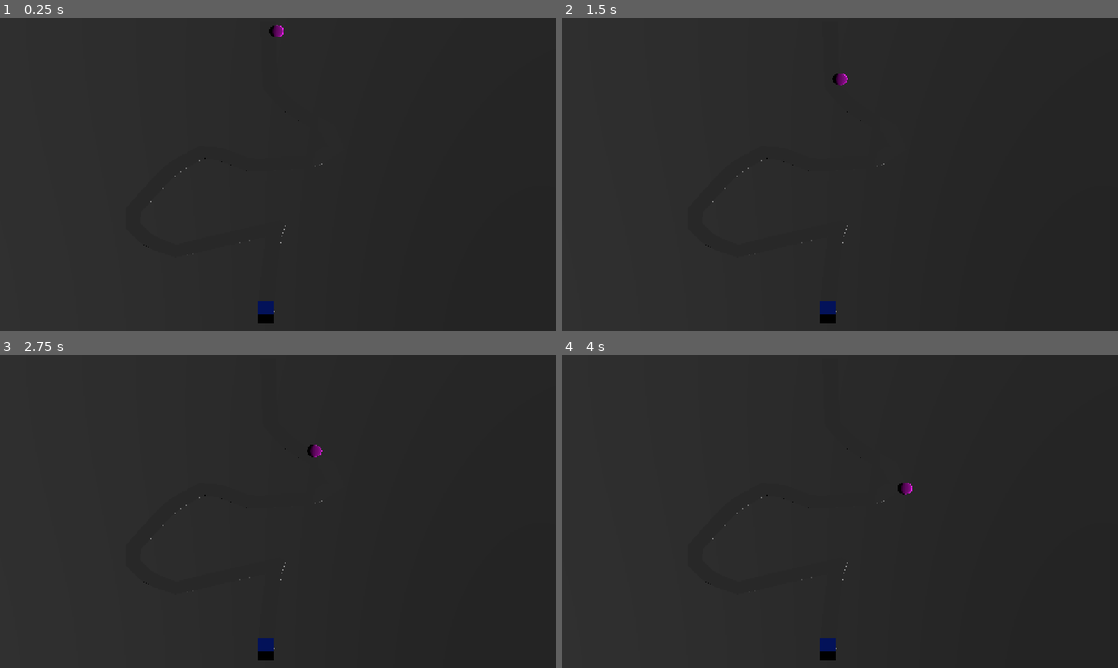
Above: before the commit, frames 1-4 (two rows, left to right).
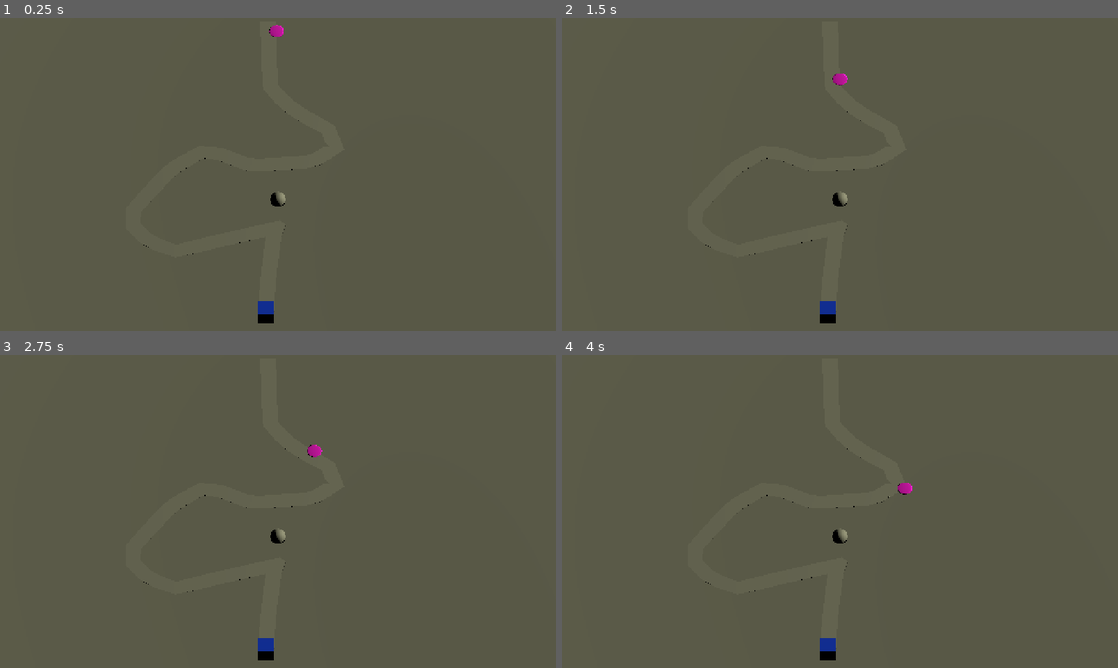
Above: after the commit, the same moments.

Repository: FrancoJVenezia/TD
Game: Godot game, scene res://scenes/levels/level_01.tscn
The game is run twice, just before and just after one commit, with the same random seed, the same clock (stepped at 60 frames per second) and the same inputs. The engine's default icon, where the game draws it, is replaced by a stand-in: a white triangle on a blue panel in a dark square.
Inputs (mouse positions are in pixels of both pictures, inside the frame that each line leads up to):
- Up to frame 1 (0.25 s): no input
- Up to frame 2 (1.5 s): tap Enter (ui_accept) at 0.5, 0.77, 1.07 s; move the mouse to (962, 158) at 0.52 s; hold Right (ui_right) 0.53-1.25 s; click (962, 158) at 0.67 s; drag from (728, 190) to (812, 237) at 1.27 s
- Up to frame 3 (2.75 s): move the mouse to (333, 442) at 2.02 s; hold Right (ui_right) from 2.03 s (still down)
- Up to frame 4 (4 s): release Right (ui_right) at 2.75 s; drag from (812, 574) to (673, 464) at 2.77 s; move the mouse to (1006, 558) at 3.52 s; hold Left (ui_left) from 3.53 s (still down); tap Enter (ui_accept) at 3.77 s

The runs differ from the first frame. In frame 1, 100% of the frame differs, in the area x 0-100%, y 0-100%; in frame 2, 100%; in frame 3, 100%; in frame 4, 100%.

Commit message:
[F1.5] Implementa proyectil teledirigido

Diff:
--- a/data/towers/arrow_tower.tres
+++ b/data/towers/arrow_tower.tres
@@ -1,7 +1,10 @@
 [gd_resource type="Resource" script_class="TowerData" format=3 uid="uid://8ob87kuhgajj"]
 
+[ext_resource type="Texture2D" uid="uid://cbc6bpwayfnn1" path="res://icon.svg" id="1_nxigd"]
 [ext_resource type="Script" uid="uid://dt72dbp1aaakv" path="res://scripts/data/tower_data.gd" id="1_txfb2"]
 [ext_resource type="Script" uid="uid://dmgecbv0uons2" path="res://scripts/data/tower_level_data.gd" id="2_4nijk"]
+[ext_resource type="PackedScene" uid="uid://bjsit1a70x2q" path="res://esfera.tscn" id="2_oitiq"]
+[ext_resource type="PackedScene" uid="uid://dpxmv5p7j88h4" path="res://scenes/projectiles/projectile.tscn" id="3_c4pgp"]
 
 [sub_resource type="Resource" id="Resource_k4h11"]
 script = ExtResource("2_4nijk")
@@ -14,5 +17,9 @@
 
 [resource]
 script = ExtResource("1_txfb2")
+damage = 60.0
 upgrade_levels = Array[ExtResource("2_4nijk")]([SubResource("Resource_k4h11"), SubResource("Resource_x7re5")])
+model_scene = ExtResource("2_oitiq")
+projectile_scene = ExtResource("3_c4pgp")
+icon = ExtResource("1_nxigd")
 metadata/_custom_type_script = "uid://dt72dbp1aaakv"
--- /dev/null
+++ b/esfera.tscn
@@ -0,0 +1,5 @@
+[gd_scene format=3 uid="uid://bjsit1a70x2q"]
+
+[node name="Esfera" type="Node3D" unique_id=181176074]
+
+[node name="CSGSphere3D" type="CSGSphere3D" parent="." unique_id=329585791]
--- a/scenes/levels/level_01.tscn
+++ b/scenes/levels/level_01.tscn
@@ -2,6 +2,7 @@
 
 [ext_resource type="Script" uid="uid://cw0udg76a0wmr" path="res://scripts/level.gd" id="1_qdh5e"]
 [ext_resource type="Script" uid="uid://uvegd81h83w7" path="res://scripts/core/health.gd" id="2_50wog"]
+[ext_resource type="PackedScene" uid="uid://ci4501adc61vj" path="res://scenes/towers/tower.tscn" id="3_2djvx"]
 
 [sub_resource type="StandardMaterial3D" id="StandardMaterial3D_445s5"]
 albedo_color = Color(0.5, 0.5, 0.5, 1)
@@ -26,6 +27,11 @@
 [node name="Level_01" type="Node3D" unique_id=683390276]
 script = ExtResource("1_qdh5e")
 metadata/_custom_type_script = "uid://cw0udg76a0wmr"
+
+[node name="DirectionalLight3D" type="DirectionalLight3D" parent="." unique_id=379091844]
+transform = Transform3D(-0.2537579, -0.39804456, 0.881571, 0, 0.9114033, 0.41151434, -0.96726775, 0.10442501, -0.23127578, 0, 0, 0)
+light_color = Color(1, 1, 0.81352156, 1)
+shadow_enabled = true
 
 [node name="Ground" type="MeshInstance3D" parent="." unique_id=51724355]
 mesh = SubResource("PlaneMesh_50wog")
@@ -65,5 +71,7 @@
 current = true
 size = 20.0
 
-[node name="DirectionalLight3D" type="DirectionalLight3D" parent="." unique_id=1148633958]
-transform = Transform3D(3.7613084e-08, 0.06975647, 0.9975641, 8.720982e-08, -0.9975641, 0.06975647, 1, 8.4373625e-08, -4.360491e-08, 21.909271, 5.025377, 4.213917)
+[node name="Projectiles Root" type="Node3D" parent="." unique_id=2095388487]
+
+[node name="Tower" parent="." unique_id=1079095775 instance=ExtResource("3_2djvx")]
+transform = Transform3D(1, 0, 0, 0, 1, 0, 0, 0, 1, 0, 0.65396595, 2.3932714)
--- /dev/null
+++ b/scenes/projectiles/projectile.gd
@@ -0,0 +1,29 @@
+extends Node3D
+
+const HIT_DISTANCE := 0.4
+
+var target: Enemy
+var speed: float
+var damage_info: DamageInfo
+
+func setup(p_target: Enemy, p_speed: float, p_info: DamageInfo) -> void:
+	target = p_target
+	speed = p_speed
+	damage_info = p_info
+
+func _physics_process(delta: float) -> void:
+	if not is_instance_valid(target):
+		queue_free()          # el target murió antes de que llegaras
+		return
+	var to_target := target.global_position - global_position
+	if to_target.length() <= HIT_DISTANCE:
+		_hit()
+		return
+	global_position += to_target.normalized() * speed * delta
+
+func _hit() -> void:
+	if damage_info.splash_radius > 0.0:
+		pass   # F4: buscar todos los enemigos en el radio
+	else:
+		target.health.take_damage(damage_info)
+	queue_free()
--- /dev/null
+++ b/scenes/projectiles/projectile.tscn
@@ -0,0 +1,12 @@
+[gd_scene format=3 uid="uid://dpxmv5p7j88h4"]
+
+[ext_resource type="Script" uid="uid://ocyjkxiyceli" path="res://scenes/projectiles/projectile.gd" id="1_dtkph"]
+
+[sub_resource type="SphereMesh" id="SphereMesh_hhfpc"]
+
+[node name="Projectile" type="Node3D" unique_id=1000312473]
+script = ExtResource("1_dtkph")
+
+[node name="MeshInstance3D" type="MeshInstance3D" parent="." unique_id=1798075928]
+transform = Transform3D(0.15, 0, 0, 0, 0.15, 0, 0, 0, 0.15, 0, 0, 0)
+mesh = SubResource("SphereMesh_hhfpc")
--- a/scenes/towers/tower.tscn
+++ b/scenes/towers/tower.tscn
@@ -11,12 +11,11 @@
 [node name="Model" type="Node3D" parent="." unique_id=1267161234]
 
 [node name="Muzzle" type="Marker3D" parent="." unique_id=602740481]
-position = Vector3(0, 1, 0)
+transform = Transform3D(1, 0, 0, 0, 1, 0, 0, 0, 1, 0, 1, 0)
 
 [node name="RangeArea" type="Area3D" parent="." unique_id=543207874]
 collision_layer = 0
 collision_mask = 2
-monitoring = true
 monitorable = false
 
 [node name="CollisionShape3D" type="CollisionShape3D" parent="RangeArea" unique_id=2127336742]
--- a/scripts/core/damage_info.gd
+++ b/scripts/core/damage_info.gd
@@ -1,5 +1,6 @@
 class_name DamageInfo extends RefCounted
 
 var amount: float = 0.0
+var splash_radius: float = 0.0
 var source_tags: Array[String] = []
 var effects: Array = []
--- a/scripts/level.gd
+++ b/scripts/level.gd
@@ -2,6 +2,7 @@
 
 
 const ENEMY = preload("uid://dcrlrjiiupykg")
+@onready var tower: Tower = $Tower
 
 @onready var enemy_path: Path3D = $EnemyPath
 @onready var base: Node3D = $Base
@@ -16,6 +17,7 @@
 	$EnemyPath.add_child(e)     # ⚠️ hijo del Path3D, NO del Level
 	e.setup(load("res://data/enemies/grunt.tres"))
 	e.progress = 0.0
+	tower.setup(load("res://data/towers/arrow_tower.tres"))
 	print('Vida actual: ', health.current)
 
 
--- a/scripts/tower.gd
+++ b/scripts/tower.gd
@@ -7,6 +7,7 @@
 
 @onready var _range_area: Area3D = $RangeArea
 @onready var _range_shape: CollisionShape3D = $RangeArea/CollisionShape3D
+@onready var projectiles_root: Node3D = $"../Projectiles Root"
 
 
 func _ready() -> void:
@@ -81,6 +82,11 @@
 	if not enemy.tree_exiting.is_connected(exit_callback):
 		enemy.tree_exiting.connect(exit_callback, CONNECT_ONE_SHOT)
 	print("Torre: enemigo entró en rango (%d)." % _in_range.size())
+	shot_once()
+	await get_tree().create_timer(1.0).timeout
+	shot_once()
+	await get_tree().create_timer(1.0).timeout
+	shot_once()
 
 
 func _on_range_area_exited(area: Area3D) -> void:
@@ -111,3 +117,18 @@
 			if _current_target == _in_range[index]:
 				_current_target = null
 			_in_range.remove_at(index)
+
+func shot_once() -> void:
+	var target := get_target_for_shot()
+	if target == null:
+		return
+	if data.projectile_scene == null:
+		push_error("TowerData no tiene una escena de proyectil asignada.")
+		return
+	var projectile = data.projectile_scene.instantiate()
+	var damage_info := DamageInfo.new()
+	damage_info.amount = data.damage
+	damage_info.splash_radius = data.splash_radius
+	projectiles_root.add_child(projectile)
+	projectile.global_position = $Muzzle.global_position
+	projectile.setup(target, stats.get_stat(StatId.PROJECTILE_SPEED), damage_info)
Not shown, added: scenes/projectiles/projectile.gd.uid
Not shown, added: scripts/core/targeting.gd.uid
